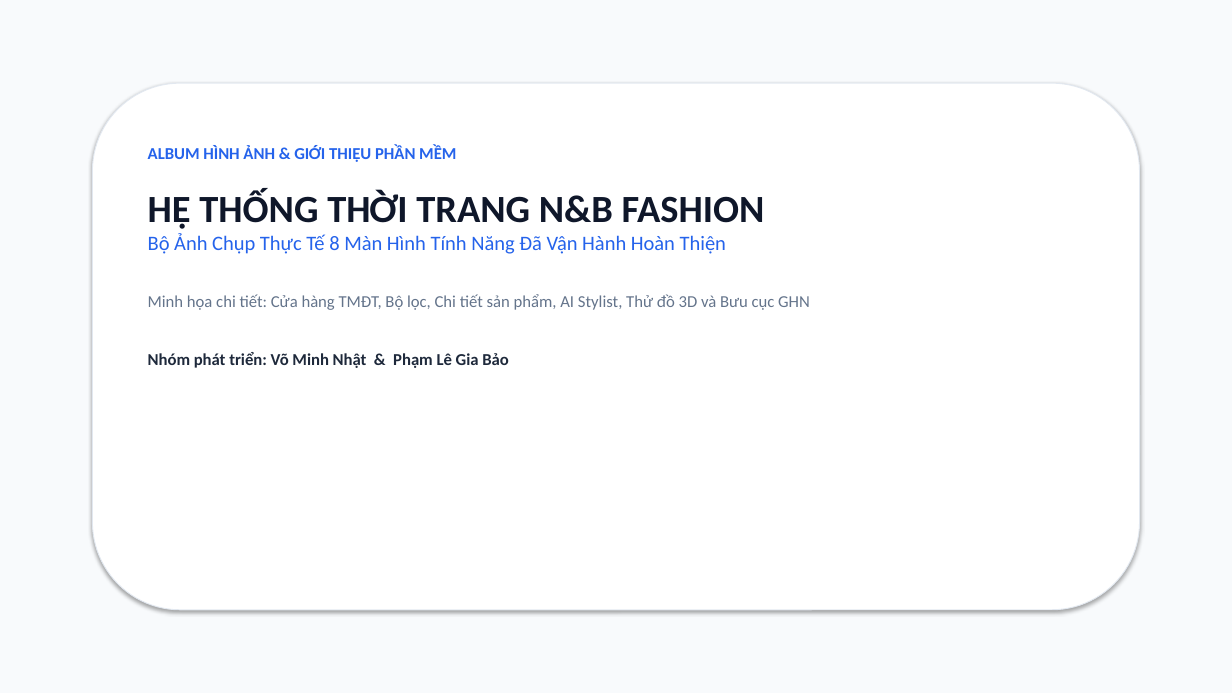
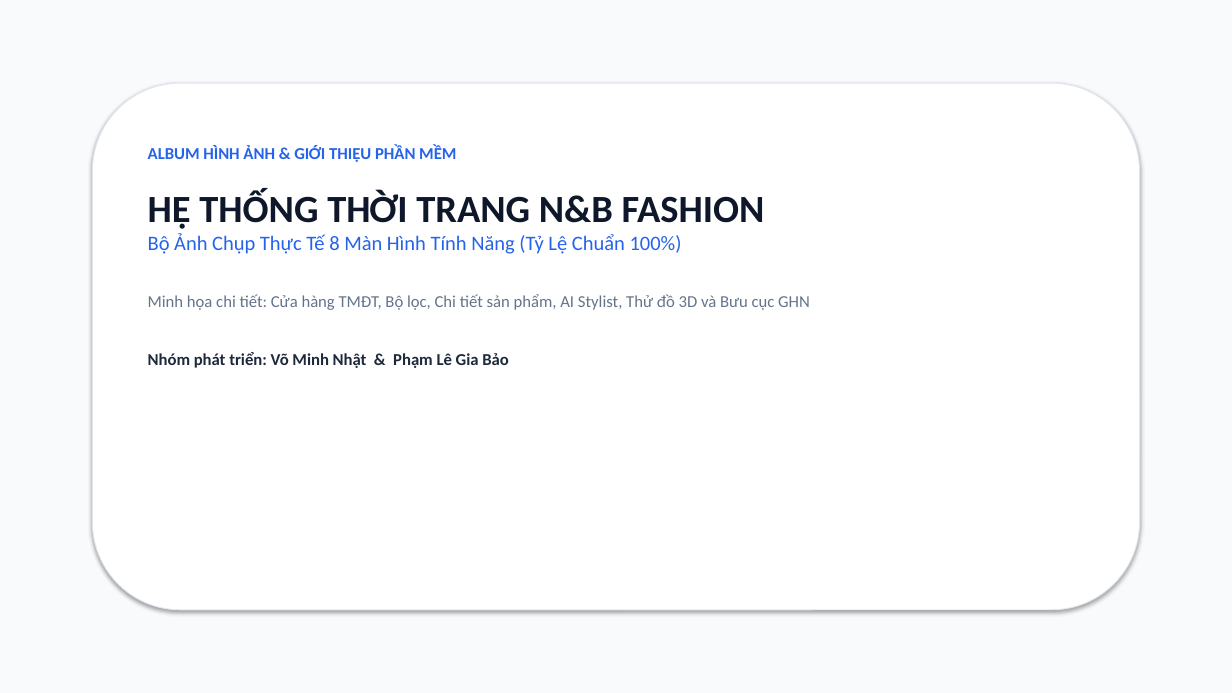
Before and after one commit to baobp14/3d-model-clothing, a slide deck: slide 1 of BaoCao_PhanMem_NB_Fashion_FullAnh.pptx. Drawn at 1232x693 pixels with LibreOffice and Linux fonts; fonts in the diff are those of the drawing. Boxes give left, top, right and bottom in pixels: in the first picture for what was removed or moved away, otherwise in the second. Text is boxed around its words. In the diff, an @@ line names an element or a change of style, - is before the commit and + after.

```diff
--- a/BaoCao_PhanMem_NB_Fashion_FullAnh.pptx
+++ b/BaoCao_PhanMem_NB_Fashion_FullAnh.pptx
@@ text at box(148, 233, 682, 254): text changed @@
-Bộ Ảnh Chụp Thực Tế 8 Màn Hình Tính Năng Đã Vận Hành Hoàn Thiện
+Bộ Ảnh Chụp Thực Tế 8 Màn Hình Tính Năng (Tỷ Lệ Chuẩn 100%)
```
Also in this commit, not shown: 8 other slides changed, 2 other files.
